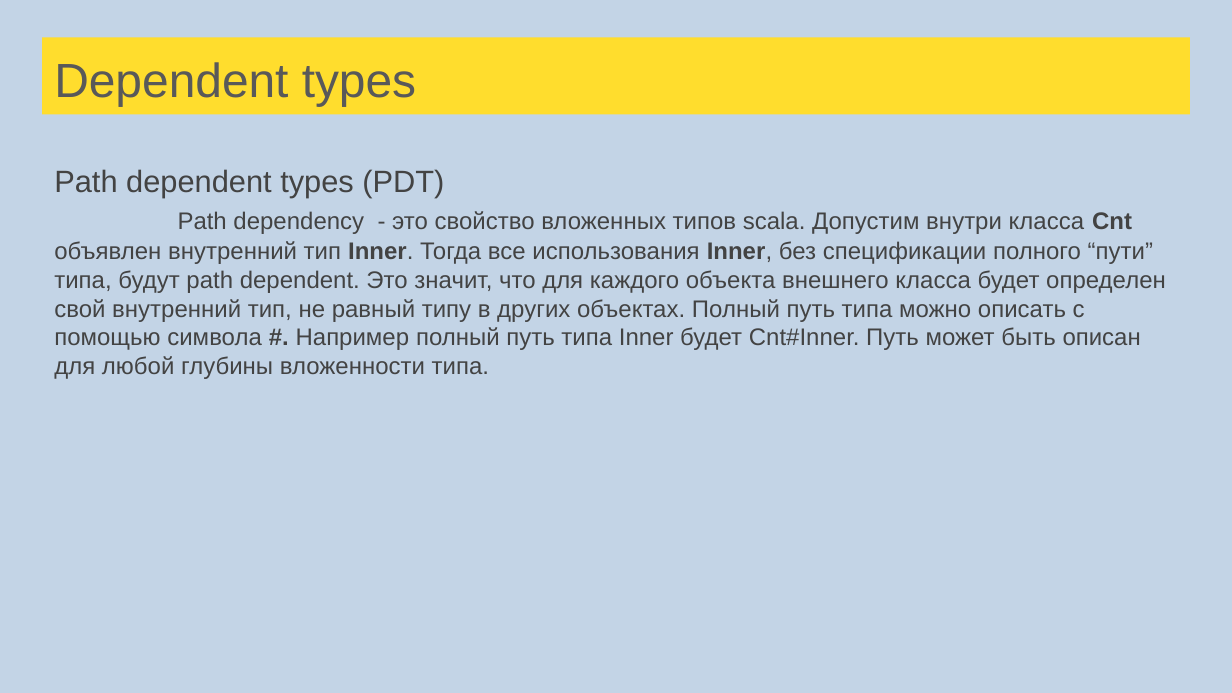
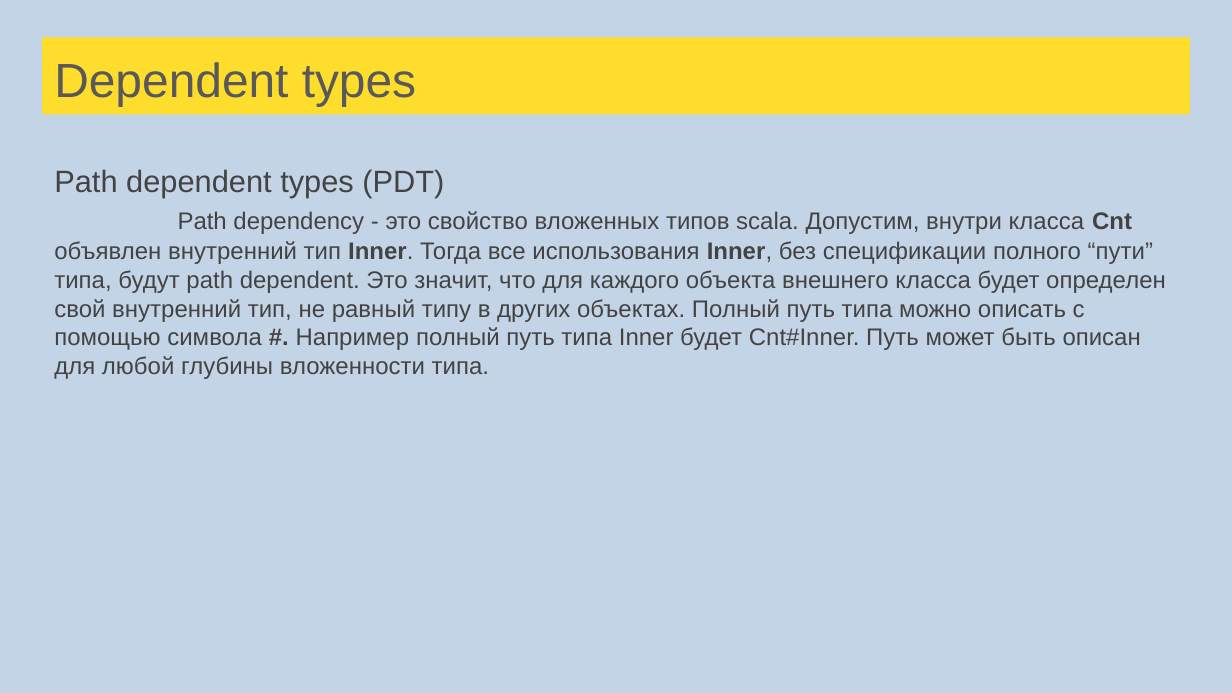
Before and after one commit to sergeypopov83/scala-school, a slide deck: slide 158 of src/main/resources/Лекции Scala для FinTech.pptx. Drawn at 1232x693 pixels with LibreOffice and Linux fonts; fonts in the diff are those of the drawing. Boxes give left, top, right and bottom in pixels: in the first picture for what was removed or moved away, otherwise in the second. Text is boxed around its words. In the diff, an @@ line names an element or a change of style, - is before the commit and + after.

```diff
--- a/src/main/resources/Лекции Scala для FinTech.pptx
+++ b/src/main/resources/Лекции Scala для FinTech.pptx
@@ text at [54,211,1166,379]: text changed @@
-Path dependency - это свойство вложенных типов scala. Допустим внутри класса Cnt объявлен внутренний тип Inner. Тогда все использования Inner, без спецификации полного “пути” типа, будут path dependent. Это значит, что для каждого объекта внешнего класса будет определен свой внутренний тип, не равный типу в других объектах. Полный путь типа можно описать с помощью символа #. Например полный путь типа Inner будет Cnt#Inner. Путь может быть описан для любой глубины вложенности типа.
+Path dependency - это свойство вложенных типов scala. Допустим, внутри класса Cnt объявлен внутренний тип Inner. Тогда все использования Inner, без спецификации полного “пути” типа, будут path dependent. Это значит, что для каждого объекта внешнего класса будет определен свой внутренний тип, не равный типу в других объектах. Полный путь типа можно описать с помощью символа #. Например полный путь типа Inner будет Cnt#Inner. Путь может быть описан для любой глубины вложенности типа.
```
Also in this commit, not shown: 35 other slides changed, 16 slides added, 1 slide removed, 1 other file.
